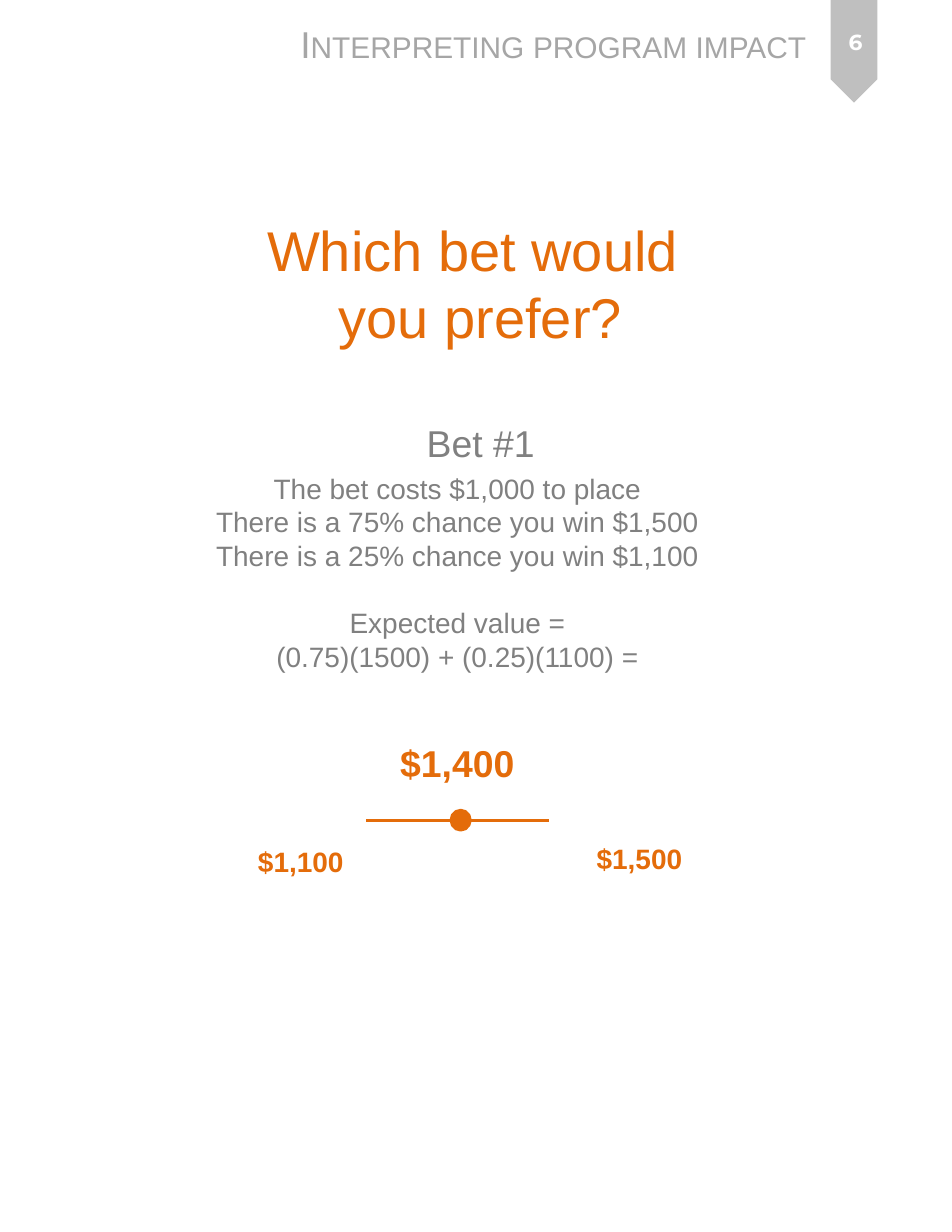
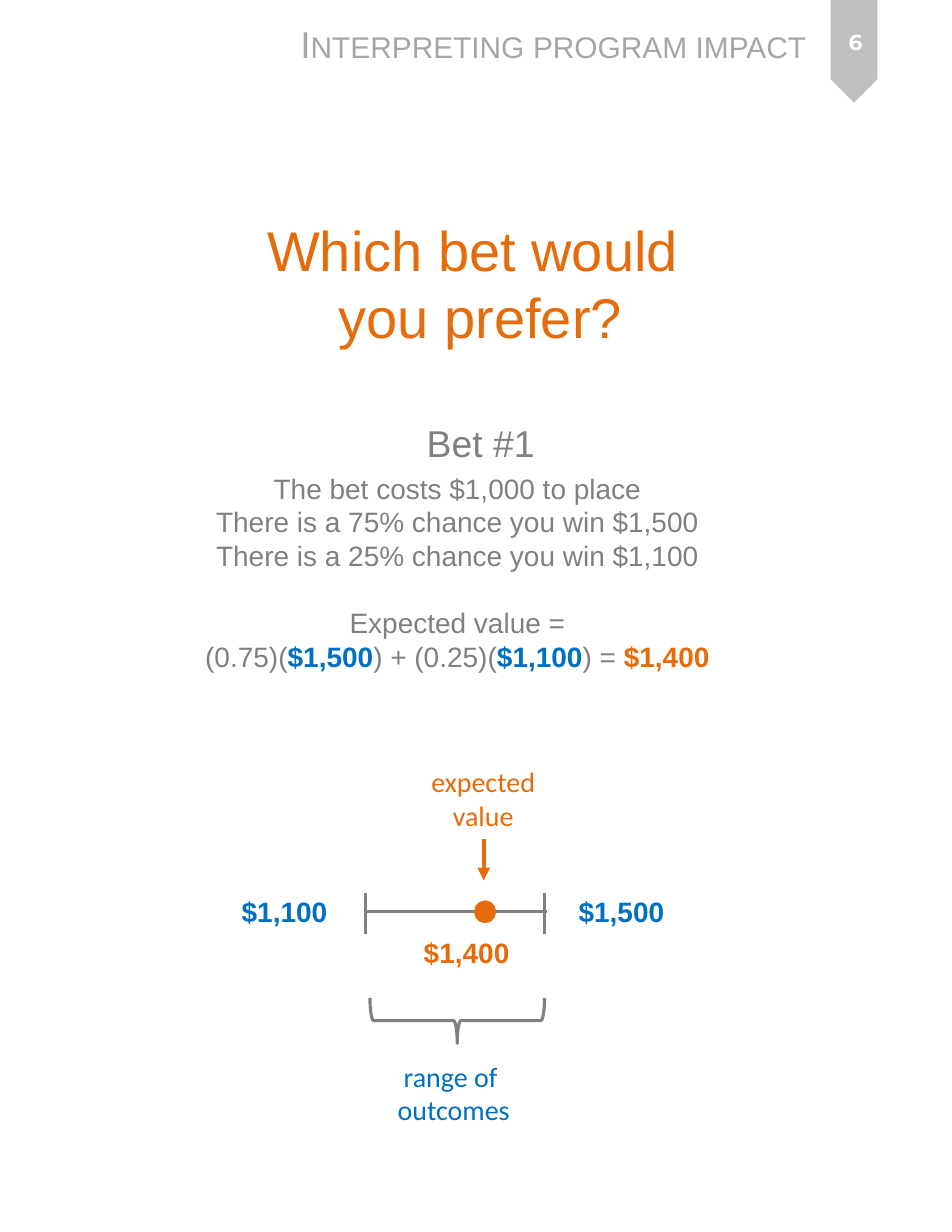
Before and after one commit to Watts-College/paf-510-template, a slide deck: slide 6 of lectures/p-05-program-impact.pptx. Drawn at 952x1232 pixels with LibreOffice and Linux fonts; fonts in the diff are those of the drawing. Boxes give left, top, right and bottom in pixels: in the first picture for what was removed or moved away, otherwise in the second. Text is boxed around its words. In the diff, an @@ line names an element or a change of style, - is before the commit and + after.

Commit message:
update lecture 5

```diff
--- a/lectures/p-05-program-impact.pptx
+++ b/lectures/p-05-program-impact.pptx
@@ text at (205, 646, 710, 672): text changed @@
-(0.75)(1500) + (0.25)(1100) =
-$1,400
+(0.75)($1,500) + (0.25)($1,100) = $1,400
@@ text added at (431, 772, 535, 827), 18 pt, text #E46C0A @@
+expected
+value
@@ arrow added from (484, 839) to (484, 880), #E46C0A 2.75 pt @@
@@ text "$1,100": place and size @@
-text "$1,100" at (258, 851, 344, 877)
+text "$1,100" at (242, 901, 328, 927)
@@ text "$1,100" at (242, 901, 328, 927): text colour #E46C0A to #0070C0 @@
@@ line added from (365, 894) to (365, 934), #808080 2 pt @@
@@ line added from (544, 894) to (544, 934), #808080 2 pt @@
@@ text "$1,500" at (579, 901, 665, 927): text colour #E46C0A to #0070C0 @@
@@ text "$1,500": place and size @@
-text "$1,500" at (597, 848, 683, 874)
+text "$1,500" at (579, 901, 665, 927)
@@ line moved from (366, 820) - (549, 820) to (365, 912) - (547, 912) @@
@@ line (365, 912) - (547, 912): stroke #E46C0A 2 pt to #808080 2 pt @@
@@ ellipse: place and size @@
-ellipse at (451, 811, 470, 831)
+ellipse at (476, 902, 495, 922)
@@ text added at (424, 942, 510, 968), 18 pt, text #E46C0A, bold @@
+$1,400
@@ left brace added at (370, 998, 544, 1043), outline #808080 2 pt @@
@@ text added at (398, 1067, 510, 1121), 18 pt, text #0070C0 @@
+range of
+outcomes
```
Also in this commit, not shown: 2 other slides changed, 11 slides added, 1 other file.
